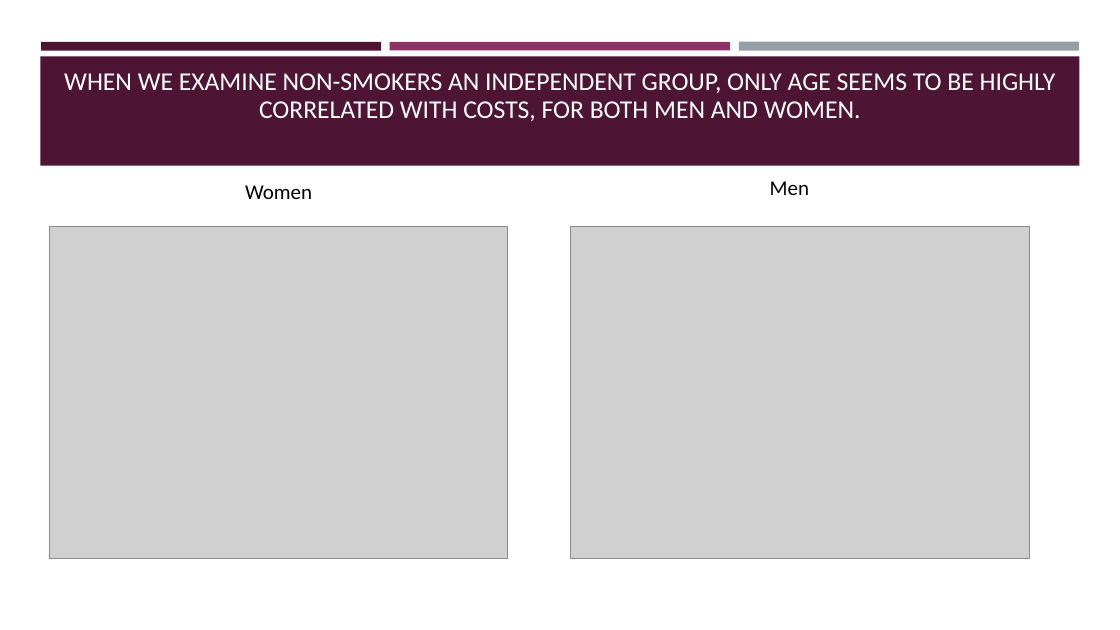
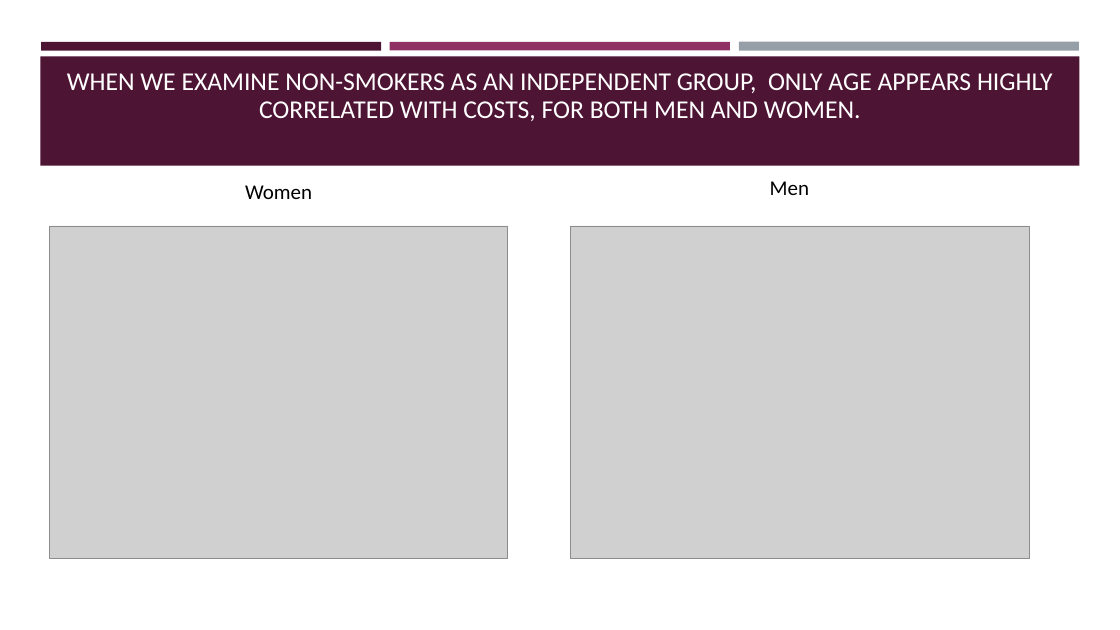
Before and after one commit to Dewalk/final_capstone, a slide deck: slide 7 of Presentation6.pptx (slide 9 before the commit). Drawn at 1120x630 pixels with LibreOffice and Linux fonts; fonts in the diff are those of the drawing; grey boxes stand for pictures. Boxes give left, top, right and bottom in pixels: in the first picture for what was removed or moved away, otherwise in the second. Text is boxed around its words. In the diff, an @@ line names an element or a change of style, - is before the commit and + after.

```diff
--- a/Presentation6.pptx
+++ b/Presentation6.pptx
@@ title at bbox=[67, 73, 1053, 121]: text changed @@
-WHEN WE EXAMINE NON-SMOKERS AN INDEPENDENT GROUP, ONLY AGE SEEMS TO BE HIGHLY CORRELATED WITH COSTS, FOR BOTH MEN AND WOMEN.
+WHEN WE EXAMINE NON-SMOKERS AS AN INDEPENDENT GROUP, ONLY AGE APPEARS HIGHLY CORRELATED WITH COSTS, FOR BOTH MEN AND WOMEN.
```
Also in this commit, not shown: 4 other slides changed, 5 slides added, 4 slides removed, 9 other files.
